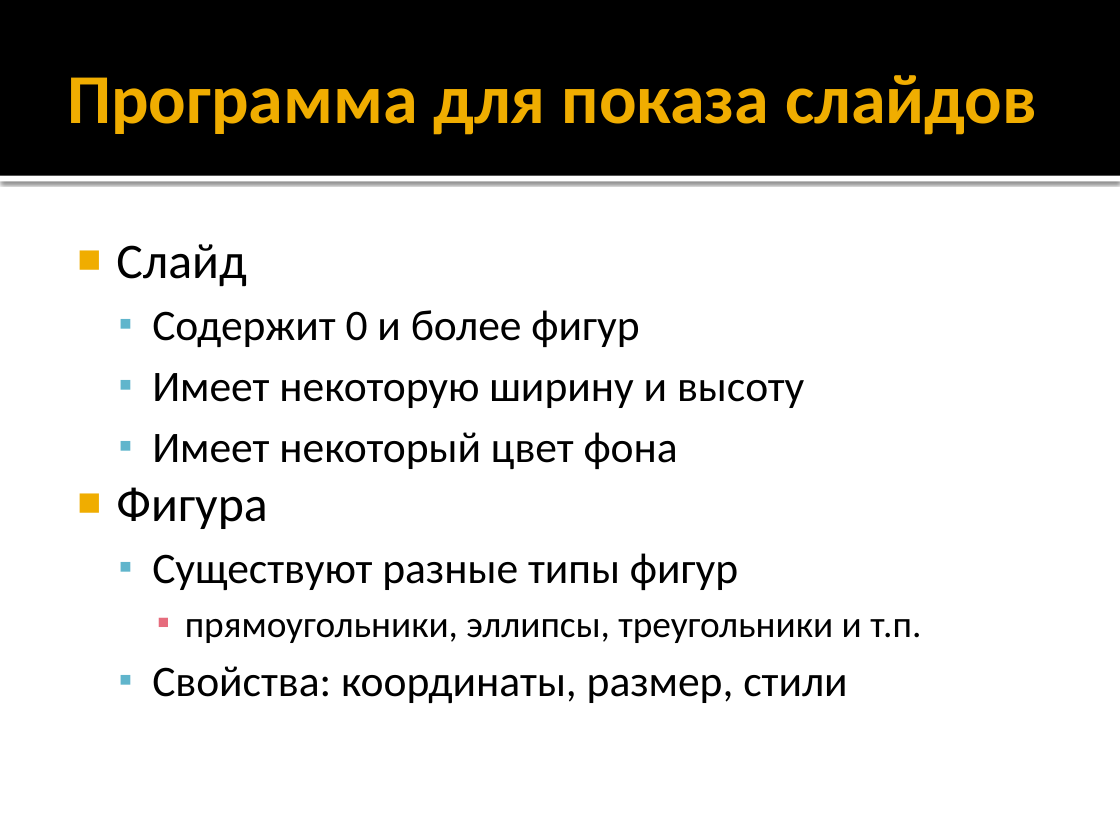
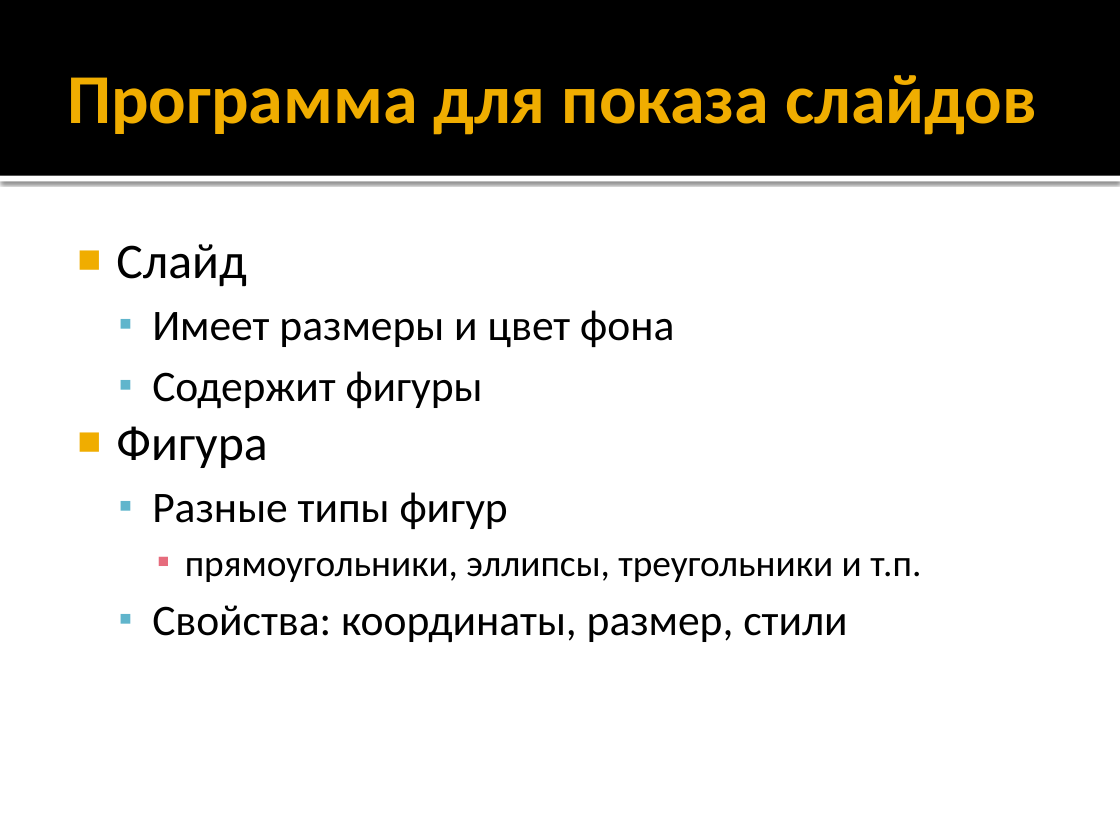
Before and after one commit to alexey-malov/ood, a slide deck: slide 2 of lectures/10.composite/composite.pptx. Drawn at 1120x840 pixels with LibreOffice and Linux fonts; fonts in the diff are those of the drawing. Boxes give left, top, right and bottom in pixels: in the first picture for what was removed or moved away, otherwise in the second. Text is boxed around its words. In the diff, an @@ line names an element or a change of style, - is before the commit and + after.

```diff
--- a/lectures/10.composite/composite.pptx
+++ b/lectures/10.composite/composite.pptx
@@ text at [152, 310, 674, 408]: text changed @@
-  ▪ Содержит 0 и более фигур
-  ▪ Имеет некоторую ширину и высоту
-  ▪ Имеет некоторый цвет фона
+  ▪ Имеет размеры и цвет фона
+  ▪ Содержит фигуры
@@ text at [152, 492, 508, 529]: text changed @@
-  ▪ Существуют разные типы фигур
+  ▪ Разные типы фигур
```
Also in this commit, not shown: 9 other slides changed, 4 slides added, 1 other file.
